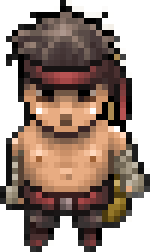
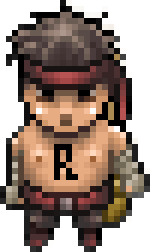
Layers edited between the first and the second 150 × 252 image:
painted on "Layer 1" over [54, 144, 78, 180]
